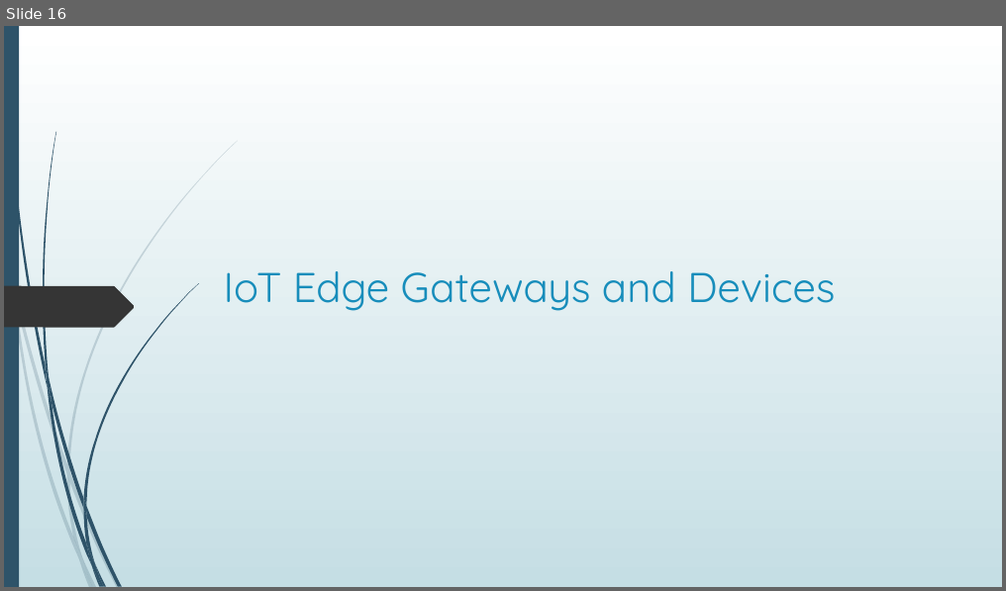
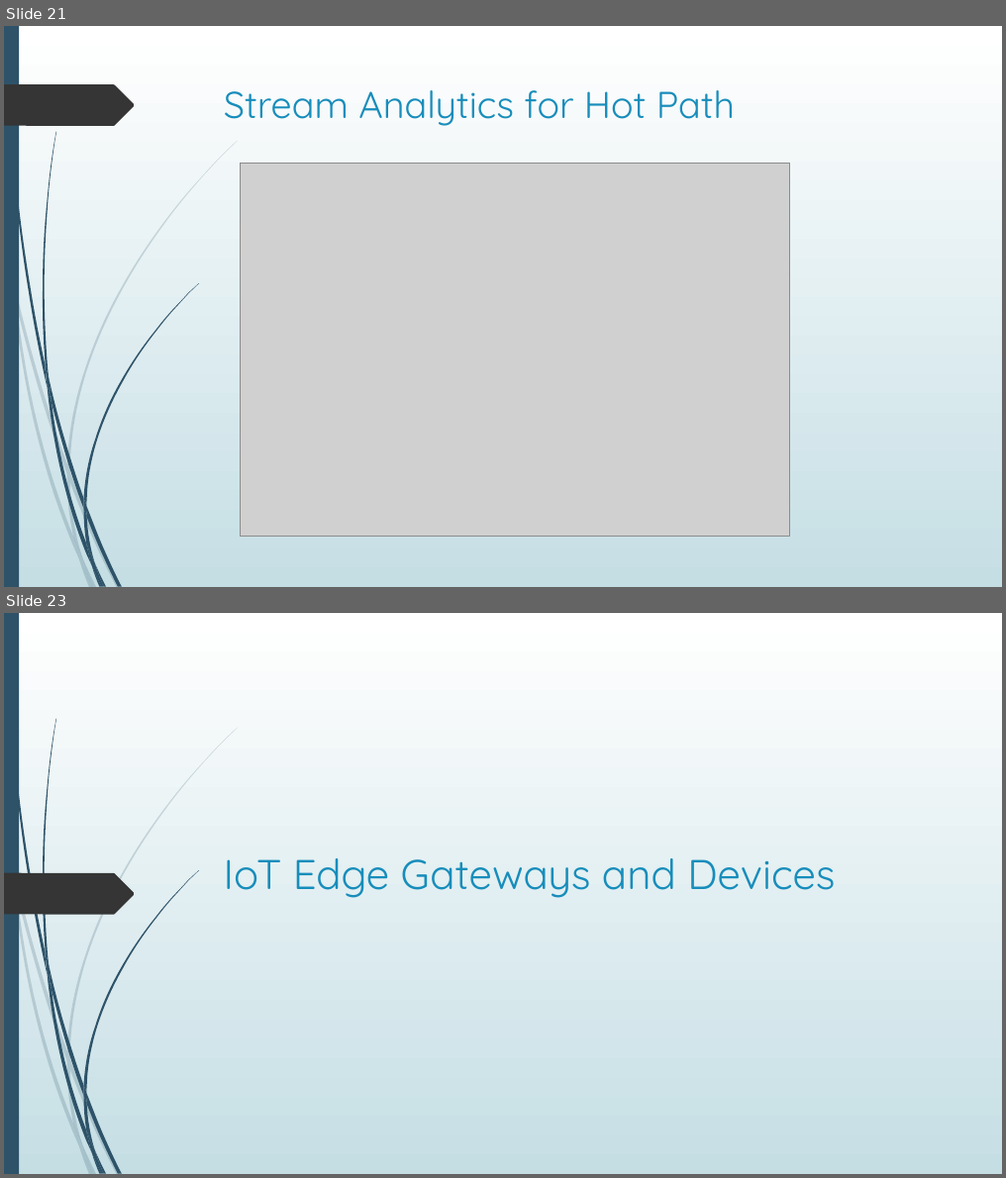
Before and after one commit to blgorman/IntroToIoT, a slide deck: IntroductionToIoT.pptx. Shown one above the other, each under a label of ours: slide 16 before the commit, slides 21 and 23 after it; the slides between them are not shown. The pictures are 1006x591 and 1006x1178 pixels, drawn with LibreOffice and Linux fonts; fonts in the diff are those of the drawing; grey boxes stand for pictures. Boxes give left, top, right and bottom in pixels: in the first picture for what was removed or moved away, otherwise in the second. Text is boxed around its words. In the diff, an @@ line names an element or a change of style, - is before the commit and + after.

```diff
--- a/IntroductionToIoT.pptx
+++ b/IntroductionToIoT.pptx
@@ slide 21 added at bbox=[4, 26, 1002, 587], background gradient #FFFFFF to #C5DEE5; not listed: 23 template elements that a slide beside it also shows @@
@@ freeform shape added at bbox=[4, 84, 135, 126], fill #353535 @@
@@ title added at bbox=[224, 90, 735, 126], 36 pt, text #178DBB @@
+Stream Analytics for Hot Path
@@ picture added at bbox=[241, 163, 790, 537] @@
@@ what was slide 16 is now slide 23 @@
```
Also in this commit, not shown: 2 slides changed, 6 other slides added.
